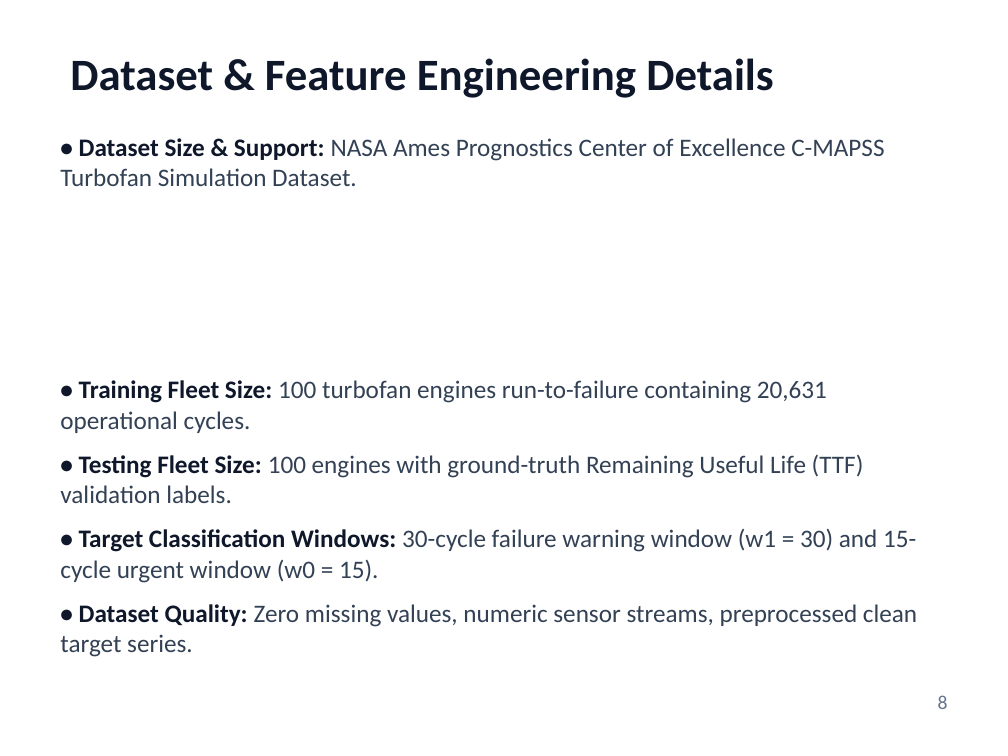
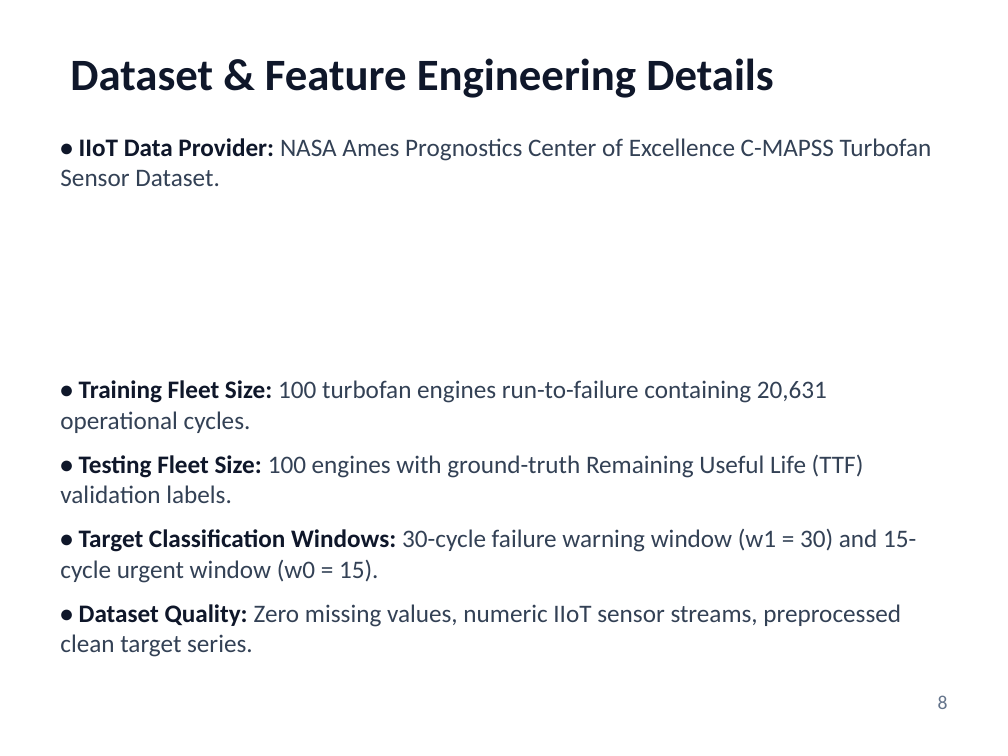
Before and after one commit to PiyushTiwari2051/Predictive-Master, a slide deck: slide 8 of Internship Presentation PPTs Template Final.pptx. Drawn at 1008x756 pixels with LibreOffice and Linux fonts; fonts in the diff are those of the drawing. Boxes give left, top, right and bottom in pixels: in the first picture for what was removed or moved away, otherwise in the second. Text is boxed around its words. In the diff, an @@ line names an element or a change of style, - is before the commit and + after.

```diff
--- a/Internship Presentation PPTs Template Final.pptx
+++ b/Internship Presentation PPTs Template Final.pptx
@@ text at box(60, 138, 932, 186): text changed @@
-• Dataset Size & Support: NASA Ames Prognostics Center of Excellence C-MAPSS Turbofan Simulation Dataset.
+• IIoT Data Provider: NASA Ames Prognostics Center of Excellence C-MAPSS Turbofan Sensor Dataset.
@@ text at box(60, 604, 901, 657): text changed @@
-• Dataset Quality: Zero missing values, numeric sensor streams, preprocessed clean target series.
+• Dataset Quality: Zero missing values, numeric IIoT sensor streams, preprocessed clean target series.
```
Also in this commit, not shown: 10 other slides changed, 1 other file.
